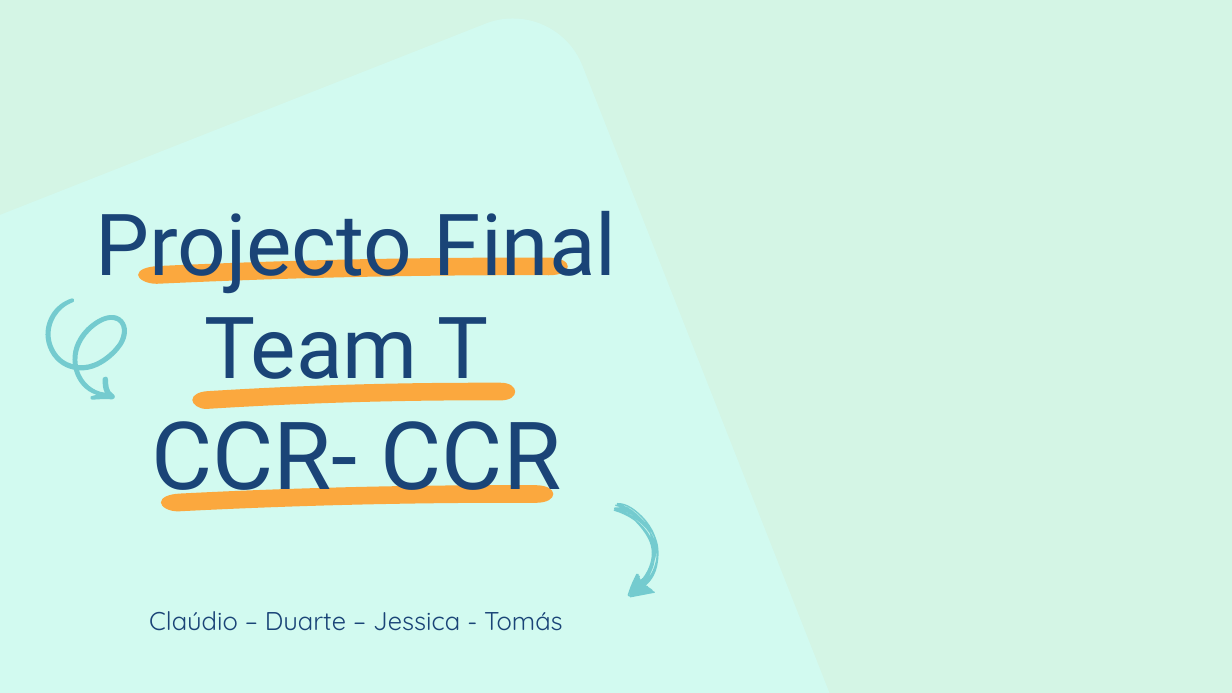
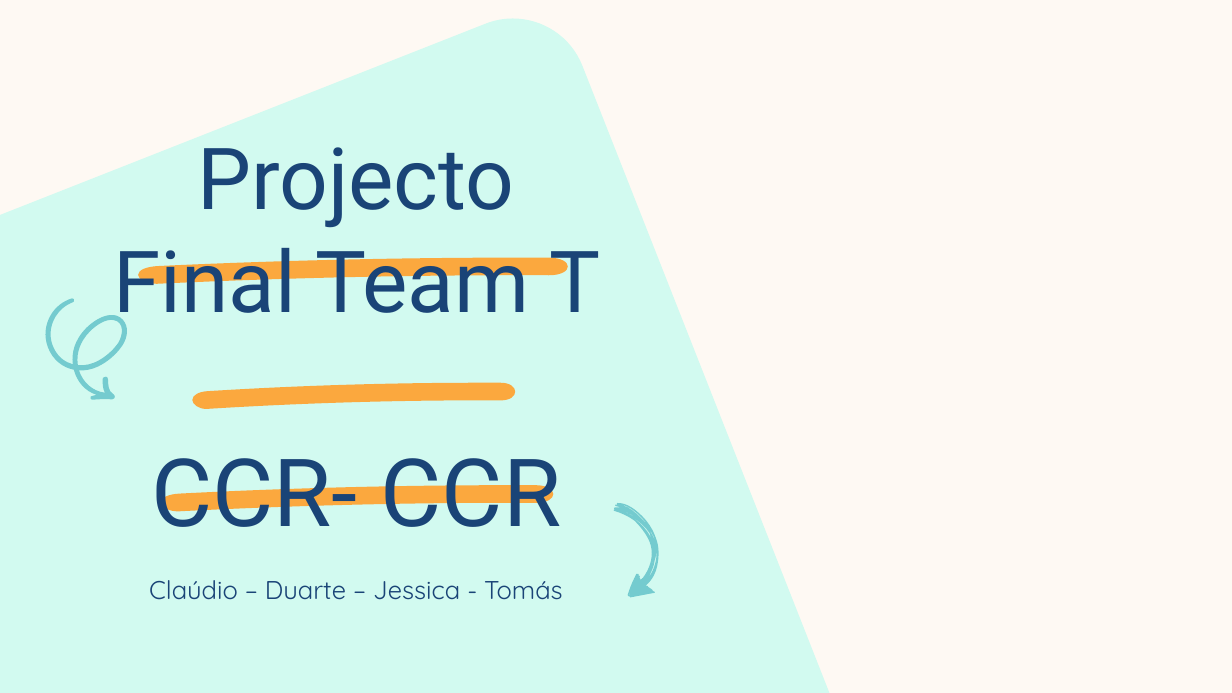
Before and after one commit to DuarteSVL/duartesvl.github.io, a slide deck: slide 1 of ProjectoFinal_TeamT.pptx. Drawn at 1232x693 pixels with LibreOffice and Linux fonts; fonts in the diff are those of the drawing; background and template pictures are left out. Boxes give left, top, right and bottom in pixels: in the first picture for what was removed or moved away, otherwise in the second. Text is boxed around its words. In the diff, an @@ line names an element or a change of style, - is before the commit and + after.

Commit message:
update ppt

```diff
--- a/ProjectoFinal_TeamT.pptx
+++ b/ProjectoFinal_TeamT.pptx
@@ background picture (left out) to #FFFFFF @@
@@ title "Projecto Final Team T CCR- ..." rewrapped from (95,211,617,511) to (113,131,600,527) @@
@@ subtitle "Claúdio – Duarte – Jessica ...": place and size @@
-subtitle "Claúdio – Duarte – Jessica ..." at (149,611,563,631)
+subtitle "Claúdio – Duarte – Jessica ..." at (149,580,563,600)
```
Also in this commit, not shown: 2 other slides changed.
